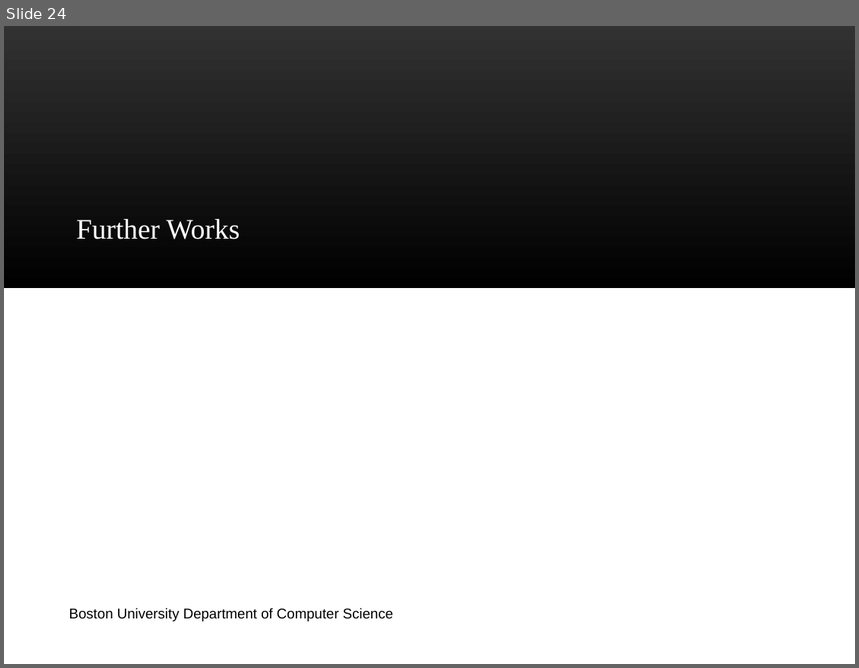
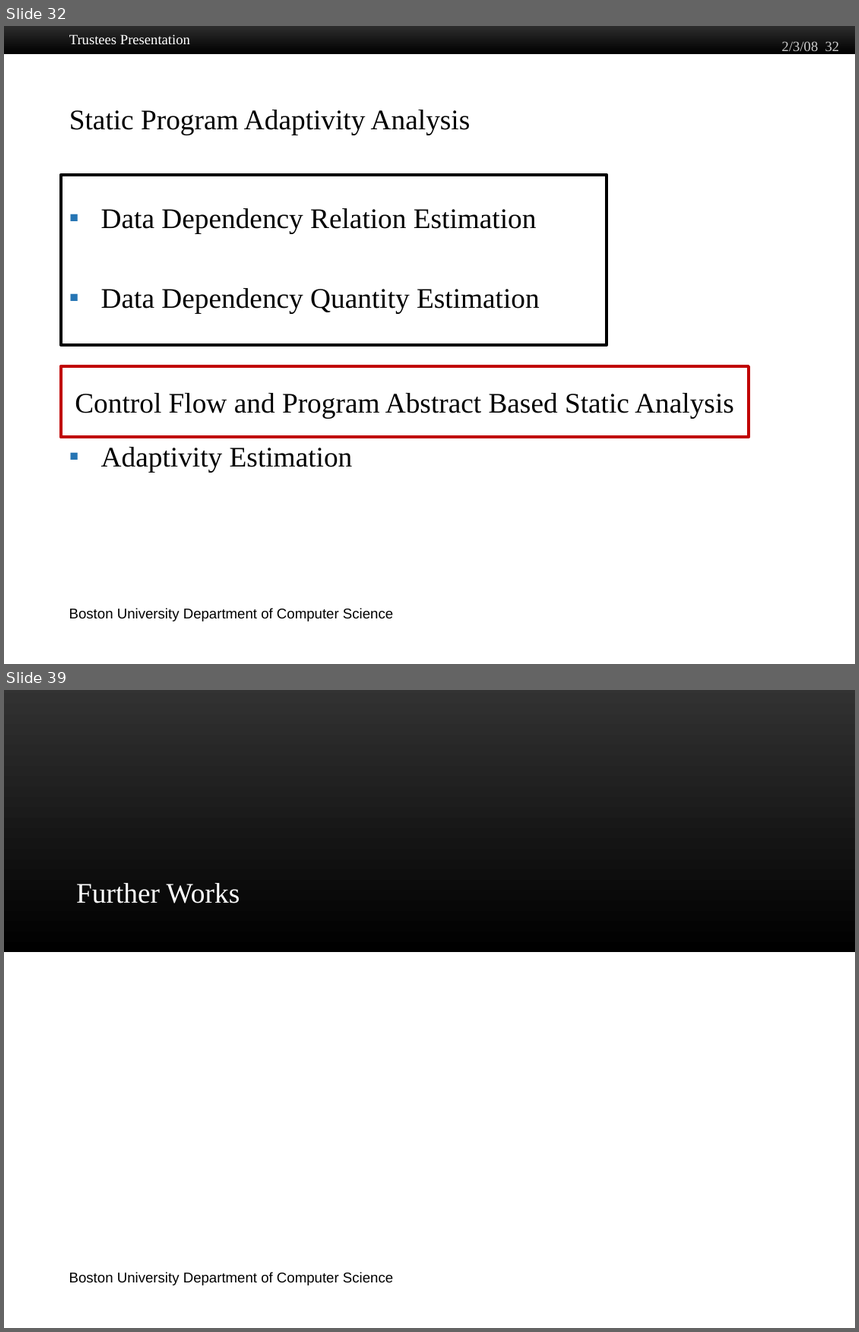
Before and after one commit to jiawenliu/PhD, a slide deck: CS/Prospectus/Slides/Jiawen Liu.pptx. Shown one above the other, each under a label of ours: slide 24 before the commit, slides 32 and 39 after it; the slides between them are not shown. The pictures are 859x668 and 859x1332 pixels, drawn with LibreOffice and Linux fonts; fonts in the diff are those of the drawing; background and template pictures are left out. Boxes give left, top, right and bottom in pixels: in the first picture for what was removed or moved away, otherwise in the second. Text is boxed around its words. In the diff, an @@ line names an element or a change of style, - is before the commit and + after.

```diff
--- a/CS/Prospectus/Slides/Jiawen Liu.pptx
+++ b/CS/Prospectus/Slides/Jiawen Liu.pptx
@@ slide 32 added at bbox=[4, 26, 855, 664], background #FFFFFF; not listed: 1 template element that a slide beside it also shows @@
@@ rectangle added at bbox=[4, 26, 855, 54], fill gradient #333333 to #000000 @@
@@ text added at bbox=[69, 34, 190, 44], 12 pt, text #FFFFFF @@
+Trustees Presentation
@@ text added at bbox=[782, 41, 840, 55], 12 pt, text #CCCCCC @@
+2/3/08 32
@@ title added at bbox=[69, 110, 471, 135], 24 pt, text #000000 @@
+Static Program Adaptivity Analysis
@@ rectangle added at bbox=[61, 175, 607, 345], outline #000000 2.5 pt @@
@@ text added at bbox=[69, 175, 333, 176], 12 pt, text #FFFFFF @@
+Boston University Slideshow Title Goes Here
@@ text added at bbox=[101, 208, 540, 472], 24 pt, text #000000 @@
+▪ Data Dependency Relation Estimation
+▪ Data Dependency Quantity Estimation
+▪ Adaptivity Estimation
@@ rectangle added at bbox=[61, 366, 749, 437], outline #C00000 2.5 pt, 24 pt, text #000000 @@
+Control Flow and Program Abstract Based Static Analysis
@@ what was slide 24 is now slide 39 @@
```
Also in this commit, not shown: 18 slides changed, 23 other slides added, 4 slides removed, 37 other files.
